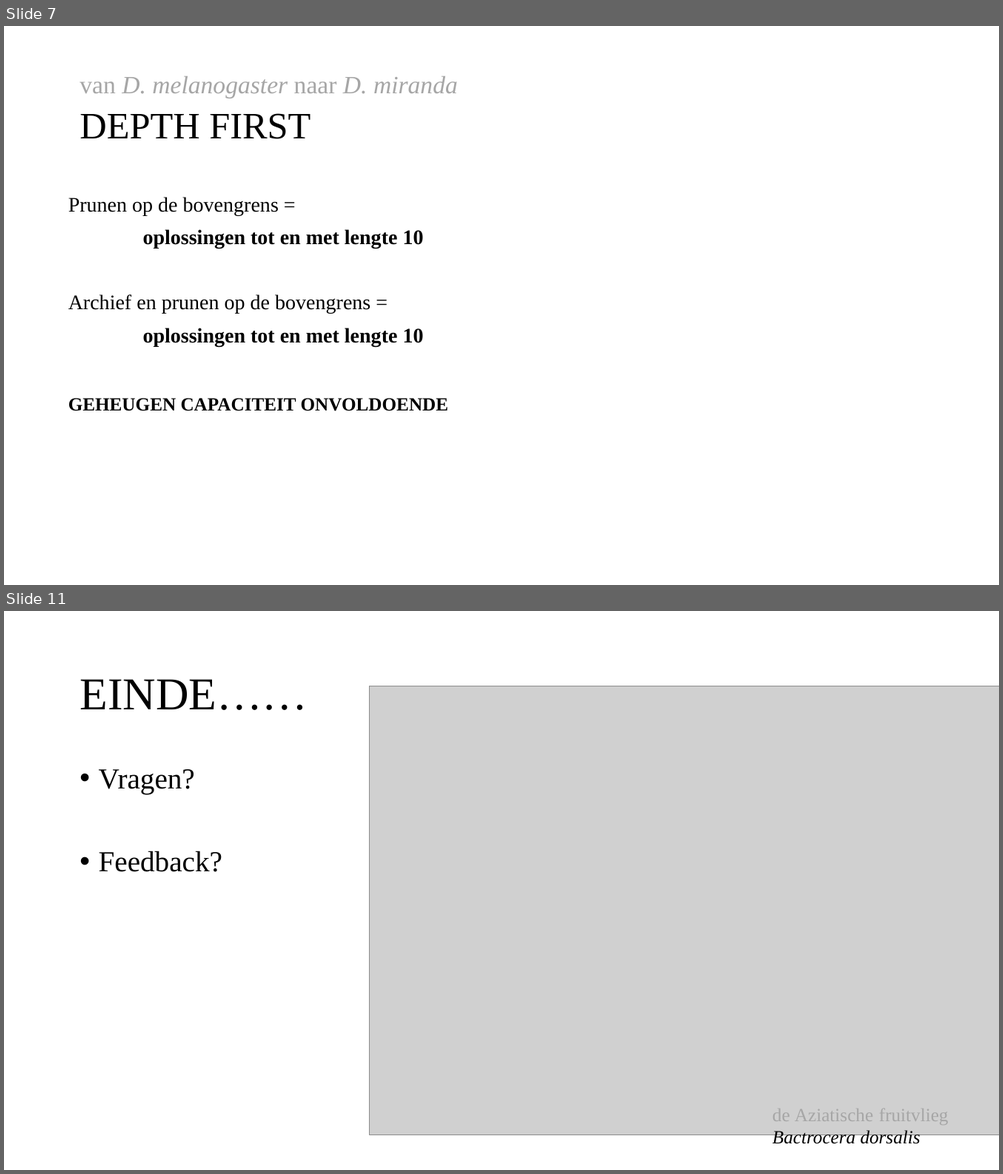
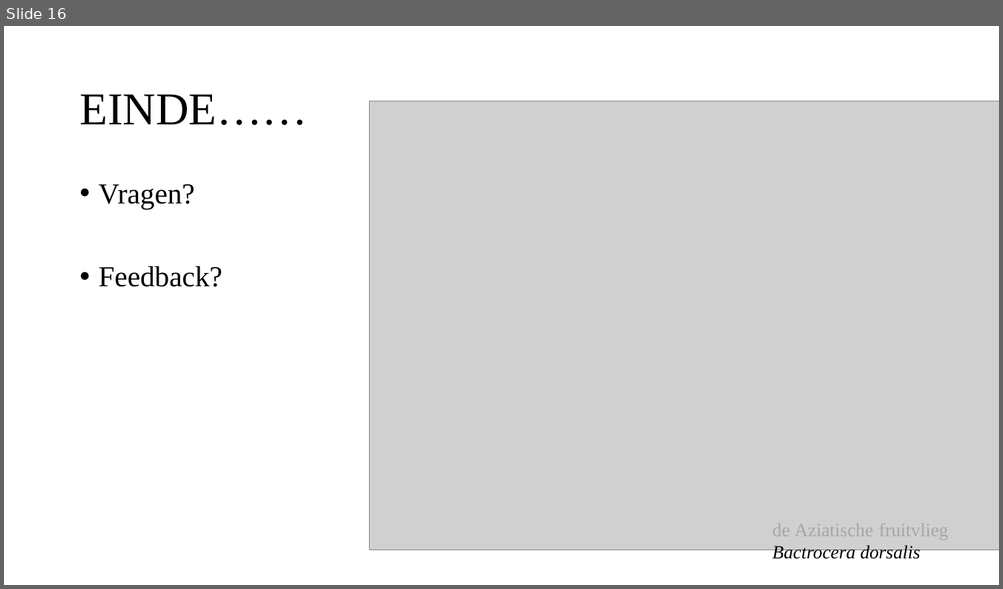
Before and after one commit to Leanderrr/fruitvliegen, a slide deck: verslaglegging en presentaties/Powerpont 1.pptx. Shown one above the other, each under a label of ours: slides 7 and 11 before the commit, slide 16 after it; the slides between them are not shown. The pictures are 1003x1174 and 1003x589 pixels, drawn with LibreOffice and Linux fonts; fonts in the diff are those of the drawing; grey boxes stand for pictures. Boxes give left, top, right and bottom in pixels: in the first picture for what was removed or moved away, otherwise in the second. Text is boxed around its words. In the diff, an @@ line names an element or a change of style, - is before the commit and + after.

```diff
--- a/verslaglegging en presentaties/Powerpont 1.pptx
+++ b/verslaglegging en presentaties/Powerpont 1.pptx
@@ slide 7 removed at [4, 26, 999, 585], background #FFFFFF @@
@@ text removed at [79, 76, 458, 139] @@
-van D. melanogaster naar D. miranda
-DEPTH FIRST
@@ text removed at [68, 197, 449, 412] @@
-Prunen op de bovengrens =
-oplossingen tot en met lengte 10
-Archief en prunen op de bovengrens =
-oplossingen tot en met lengte 10
-GEHEUGEN CAPACITEIT ONVOLDOENDE
@@ what was slide 11 is now slide 16 @@
```
Also in this commit, not shown: 1 slide changed, 8 slides added, 2 other slides removed.
